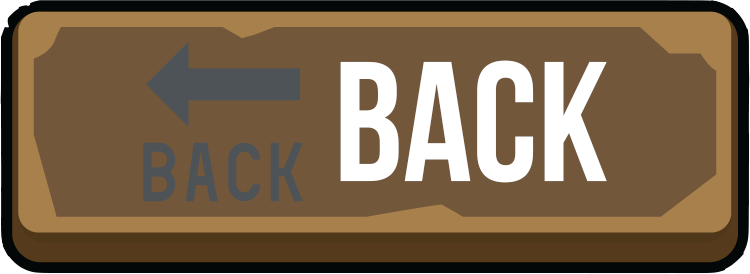
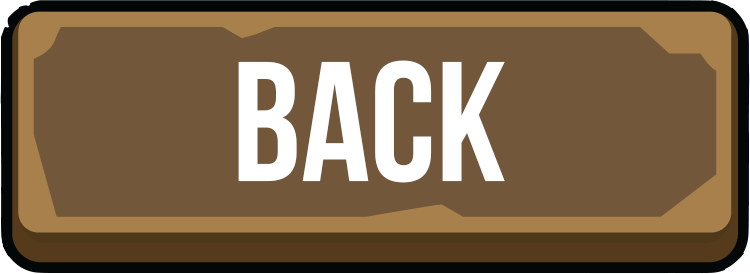
Before/after of a (750, 274) layered artwork. What changed in the layer stack:
renamed "🔙 BACK" to "BACK", painted on it over [143,42,607,202]
